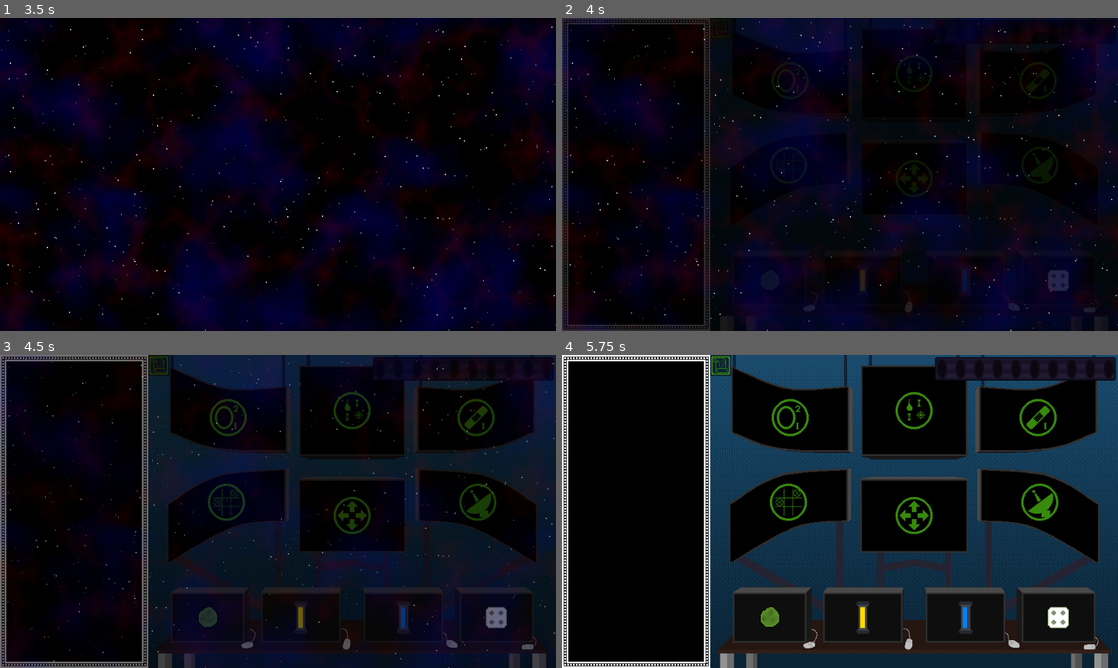
Above: before the commit, frames 1-4 (two rows, left to right).
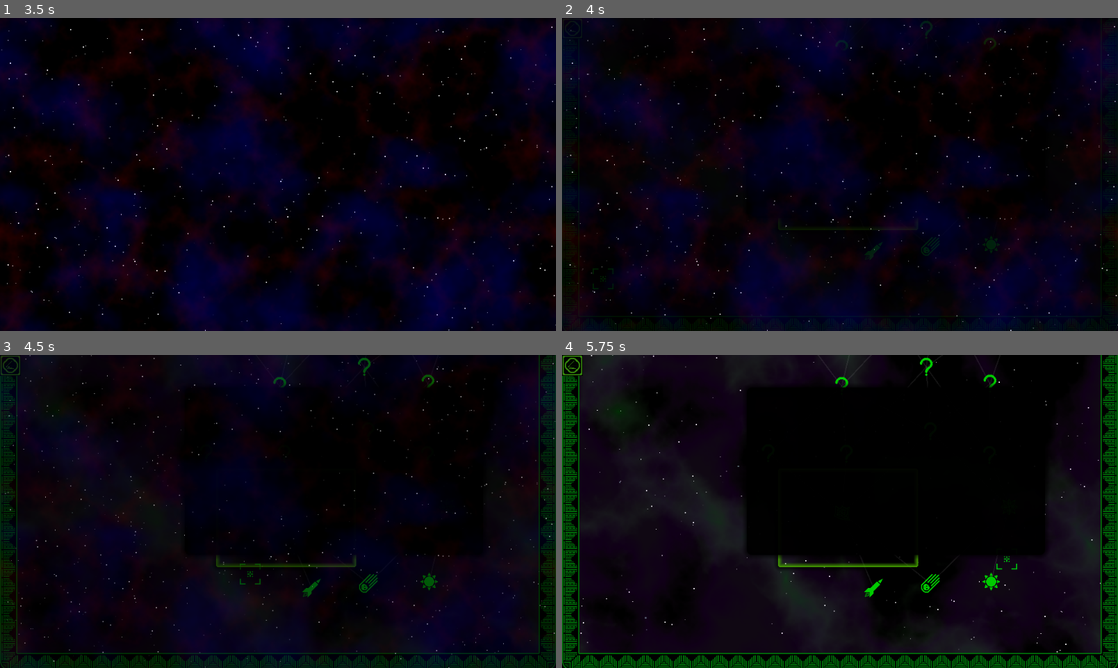
Above: after the commit, the same moments.

Repository: kedalovo/-SG-Spaceship-Management
Game: Godot game, scene res://Start Menu/start_menu.tscn
Two runs of this game, one before a commit and one after it. Both use one fixed random seed, a clock stepped at 60 frames per second and the inputs below. This scene is started directly instead of the project's main scene.
Inputs (mouse positions are in pixels of both pictures, inside the frame that each line leads up to):
- Up to frame 1 (3.5 s): click "New game" at 0.5 s; click "New game" at 1.25 s; click (227, 115) at 2.02 s; click "Tutorial" at 2.75 s
- Up to frame 2 (4 s): click (600, 277) at 3.5 s
- Up to frame 3 (4.5 s): move the mouse to (250, 574) at 4.27 s; hold Up (up) from 4.28 s (still down); hold ` (test) from 4.28 s (still down); click (250, 574) at 4.42 s
- Up to frame 4 (5.75 s): keep holding Up (up); move the mouse to (1006, 558) at 5.02 s; release ` (test) at 5.03 s; tap Space (test1) at 5.1 s; click (1006, 558) at 5.17 s

Frame 1 is identical in both runs. In frame 2, 2.7% of the frame differs, in the area x 0-97%, y 0-100%; in frame 3, 28%; in frame 4, 51%, in the area x 0-100%, y 0-100%.

Commit message:
Added pause menu, fully functional. Working on tutorial.

Diff:
--- a/Game Scene/Game.tscn
+++ b/Game Scene/Game.tscn
@@ -56,6 +56,7 @@
 [ext_resource type="Theme" uid="uid://b44tv8qw1g4bl" path="res://Resources/Theme/main_theme.tres" id="54_bi7ny"]
 [ext_resource type="Script" path="res://Game Scene/tooltip.gd" id="55_ssbhd"]
 [ext_resource type="Texture2D" uid="uid://0cw1p0iyd5pj" path="res://Cabin/Assets/Tooltip screen.png" id="55_urjol"]
+[ext_resource type="Script" path="res://Game Scene/pause_menu.gd" id="57_monrg"]
 
 [sub_resource type="Gradient" id="Gradient_bmxab"]
 offsets = PackedFloat32Array(0.4, 0.6, 1)
@@ -564,6 +565,39 @@
 "open": SubResource("Animation_4vrme")
 }
 
+[sub_resource type="StyleBoxFlat" id="StyleBoxFlat_erfaq"]
+bg_color = Color(0, 0, 0, 0.784314)
+
+[sub_resource type="StyleBoxFlat" id="StyleBoxFlat_jkf77"]
+draw_center = false
+border_width_left = 8
+border_width_top = 8
+border_width_right = 8
+border_width_bottom = 8
+border_color = Color(0.275269, 0.640625, 0, 1)
+border_blend = true
+corner_radius_top_left = 4
+corner_radius_top_right = 4
+corner_radius_bottom_right = 4
+corner_radius_bottom_left = 4
+shadow_size = 8
+anti_aliasing = false
+
+[sub_resource type="StyleBoxFlat" id="StyleBoxFlat_hgbde"]
+bg_color = Color(0, 0, 0, 0.882353)
+border_width_left = 16
+border_width_top = 16
+border_width_right = 16
+border_width_bottom = 16
+border_color = Color(0, 0, 0, 0.929412)
+border_blend = true
+corner_radius_top_left = 8
+corner_radius_top_right = 8
+corner_radius_bottom_right = 8
+corner_radius_bottom_left = 8
+corner_detail = 4
+shadow_size = 8
+
 [node name="Game" type="Node2D"]
 script = ExtResource("1_t00el")
 
@@ -1222,6 +1256,66 @@
 libraries = {
 "": SubResource("AnimationLibrary_f3t64")
 }
+
+[node name="Pause Menu" type="Control" parent="."]
+process_mode = 2
+visible = false
+z_index = 20
+layout_mode = 3
+anchors_preset = 0
+offset_right = 960.0
+offset_bottom = 540.0
+theme = ExtResource("54_bi7ny")
+script = ExtResource("57_monrg")
+
+[node name="PanelContainer" type="PanelContainer" parent="Pause Menu"]
+layout_mode = 1
+anchors_preset = 15
+anchor_right = 1.0
+anchor_bottom = 1.0
+grow_horizontal = 2
+grow_vertical = 2
+theme_override_styles/panel = SubResource("StyleBoxFlat_erfaq")
+
+[node name="VBox" type="VBoxContainer" parent="Pause Menu/PanelContainer"]
+layout_mode = 2
+size_flags_horizontal = 4
+size_flags_vertical = 4
+
+[node name="Continue Button" type="Button" parent="Pause Menu/PanelContainer/VBox"]
+layout_mode = 2
+text = "BTN_CONTINUE"
+
+[node name="Exit Button" type="Button" parent="Pause Menu/PanelContainer/VBox"]
+layout_mode = 2
+text = "BTN_EXIT"
+
+[node name="Tutorial" type="Node" parent="."]
+
+[node name="Animator" type="AnimationPlayer" parent="Tutorial"]
+
+[node name="Selection" type="Panel" parent="Tutorial"]
+z_index = 20
+offset_left = 373.0
+offset_top = 196.0
+offset_right = 615.0
+offset_bottom = 366.0
+theme_override_styles/panel = SubResource("StyleBoxFlat_jkf77")
+
+[node name="PanelContainer" type="PanelContainer" parent="Tutorial"]
+z_index = 20
+offset_left = 319.0
+offset_top = 56.0
+offset_right = 834.0
+offset_bottom = 345.0
+theme = ExtResource("54_bi7ny")
+theme_override_styles/panel = SubResource("StyleBoxFlat_hgbde")
+
+[node name="Label" type="Label" parent="Tutorial/PanelContainer"]
+custom_minimum_size = Vector2(483, 257)
+layout_mode = 2
+size_flags_vertical = 1
+autowrap_mode = 3
 
 [connection signal="coin_got" from="Cabin/SubViewportContainer/SubViewport/Space" to="." method="_on_space_coin_got"]
 [connection signal="damaged" from="Cabin/SubViewportContainer/SubViewport/Space" to="." method="_on_damaged"]
@@ -1275,3 +1369,5 @@
 [connection signal="button_hover_stop" from="Store" to="." method="_on_store_button_hover_stop"]
 [connection signal="item_bought" from="Store" to="." method="_on_store_item_bought"]
 [connection signal="map_summoned" from="Store" to="." method="_on_store_map_summoned"]
+[connection signal="pressed" from="Pause Menu/PanelContainer/VBox/Continue Button" to="Pause Menu" method="_on_continue_button_pressed"]
+[connection signal="pressed" from="Pause Menu/PanelContainer/VBox/Exit Button" to="Pause Menu" method="_on_exit_button_pressed"]
--- a/Game Scene/game.gd
+++ b/Game Scene/game.gd
@@ -48,6 +48,8 @@
 
 @onready var tooltip_panel: Control = $Tooltip
 
+@onready var pause_menu: Control = $"Pause Menu"
+
 const CABIN_ZOOM_LEVEL: float = 1.1
 
 @onready var systems: Array[system] = [
@@ -63,18 +65,19 @@
 var can_control_via_arrows: bool
 var is_store_open: bool
 var is_map_open: bool
+var is_tutorial: bool
 
 
 func _ready() -> void:
 	Input.set_custom_mouse_cursor(CURSOR_NORMAL, Input.CURSOR_ARROW)
 	Input.set_custom_mouse_cursor(CURSOR_POINTER, Input.CURSOR_POINTING_HAND)
-	#toggle_map(true)
-	toggle_store(true)
+	toggle_map(true)
+	#toggle_store(true)
 
 
 func _input(event: InputEvent) -> void:
 	if event.is_action_pressed(&"esc"):
-		quit_game()
+		pause_game()
 	if event.is_action_pressed(&"test1"):
 		#map_animator.play(&"open")
 		#Input.mouse_mode = Input.MOUSE_MODE_HIDDEN
@@ -129,10 +132,12 @@
 		map_animator.play(&"open")
 		Input.mouse_mode = Input.MOUSE_MODE_HIDDEN
 		map.cursor.show()
+		is_map_open = true
 	elif !open and is_map_open:
 		map_animator.play_backwards(&"open")
 		Input.mouse_mode = Input.MOUSE_MODE_VISIBLE
 		map.cursor.hide()
+		is_map_open = false
 
 
 func toggle_store(open: bool) -> void:
@@ -157,6 +162,17 @@
 	pass
 
 
+func pause_game() -> void:
+	if pause_menu.was_just_unpaused:
+		pause_menu.was_just_unpaused = false
+		return
+	pause_menu.show()
+	if is_map_open:
+		pause_menu.was_in_map = true
+		Input.mouse_mode = Input.MOUSE_MODE_VISIBLE
+	get_tree().paused = true
+
+
 func quit_game() -> void:
 	# Gets rid of the annoying errors and warnings about leaking two textures when closing game (the cursor textures)
 	Input.set_custom_mouse_cursor(null, Input.CURSOR_ARROW)
@@ -173,6 +189,10 @@
 	space.stop()
 	for node in systems:
 		node.fix()
+
+
+func setup_tutorial() -> void:
+	pass
 
 
 func _on_system_sprite_pressed(system_index: int) -> void:
--- /dev/null
+++ b/Game Scene/pause_menu.gd
@@ -0,0 +1,29 @@
+extends Control
+
+
+var was_in_map: bool = false
+var was_just_unpaused: bool = false
+
+
+func _input(event: InputEvent) -> void:
+	if event.is_action_pressed(&"esc"):
+		continue_game()
+
+
+func continue_game() -> void:
+	was_just_unpaused = true
+	hide()
+	if was_in_map:
+		Input.mouse_mode = Input.MOUSE_MODE_HIDDEN
+		was_in_map = false
+	get_tree().paused = false
+
+
+func _on_continue_button_pressed() -> void:
+	continue_game()
+
+
+func _on_exit_button_pressed() -> void:
+	Input.set_custom_mouse_cursor(null, Input.CURSOR_ARROW)
+	Input.set_custom_mouse_cursor(null, Input.CURSOR_POINTING_HAND)
+	get_tree().quit()
Not shown: 1 places in Game Scene/Game.tscn that only renumber resources
